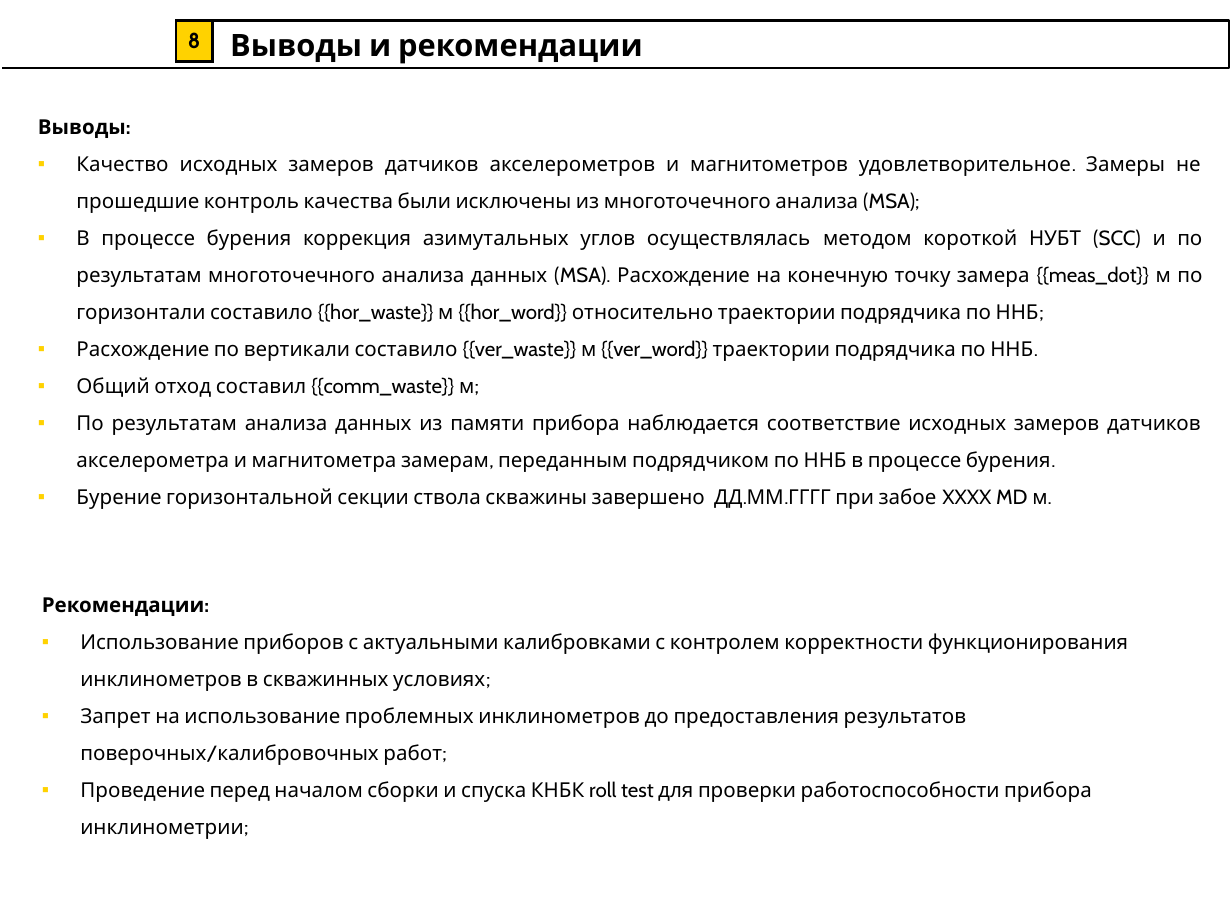
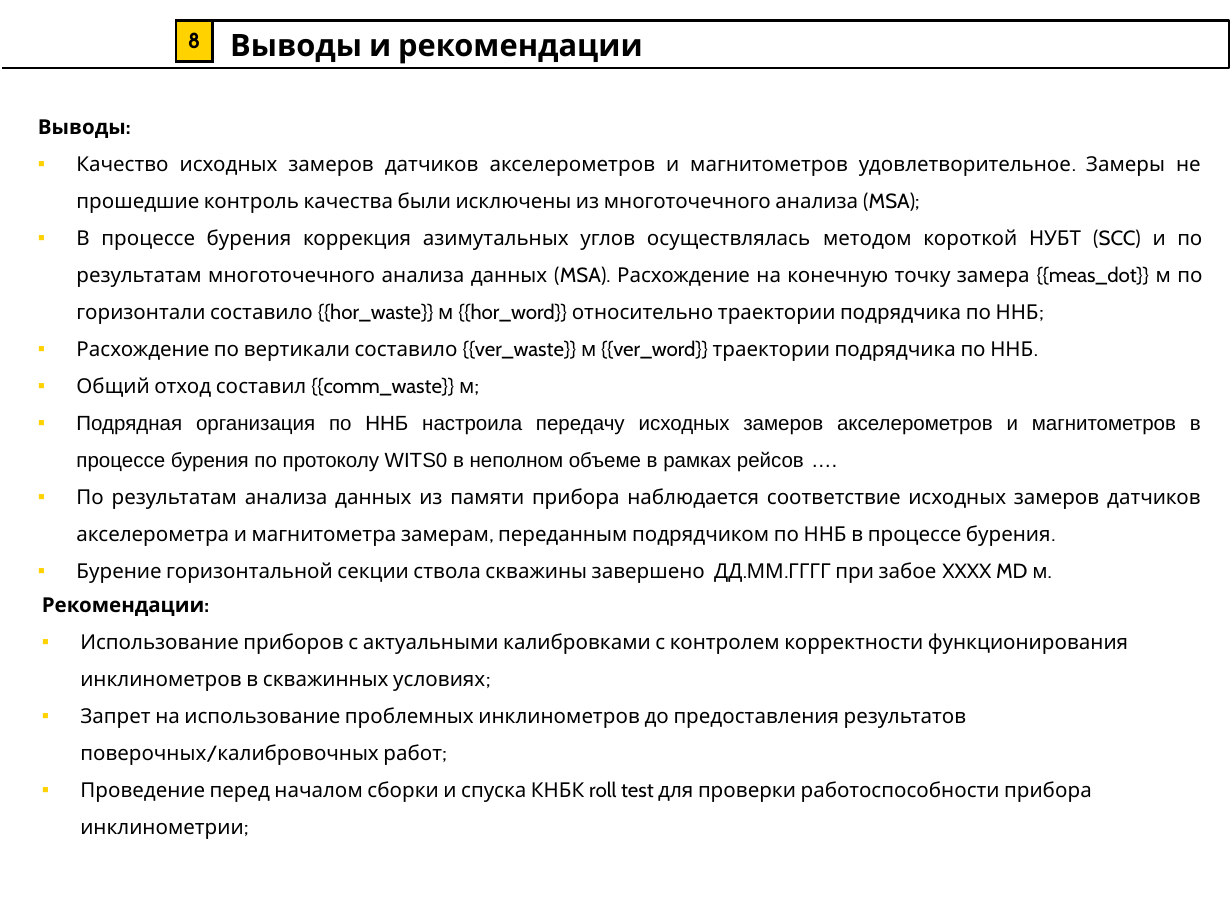
Before and after one commit to SVETA12345/UZM_excel, a slide deck: slide 8 of files/Шаблон/Самотлорское_итоговый.pptx. Drawn at 1232x924 pixels with LibreOffice and Linux fonts; fonts in the diff are those of the drawing; background and template pictures are left out. Boxes give left, top, right and bottom in pixels: in the first picture for what was removed or moved away, otherwise in the second. Text is boxed around its words. In the diff, an @@ line names an element or a change of style, - is before the commit and + after.

```diff
--- a/files/Шаблон/Самотлорское_итоговый.pptx
+++ b/files/Шаблон/Самотлорское_итоговый.pptx
@@ text at bbox=[76, 416, 1201, 472]: paragraph added @@
+▪ Подрядная организация по ННБ настроила передачу исходных замеров акселерометров и магнитометров в процессе бурения по протоколу WITS0 в неполном объеме в рамках рейсов ….
```
Also in this commit, not shown: 5 other files.
